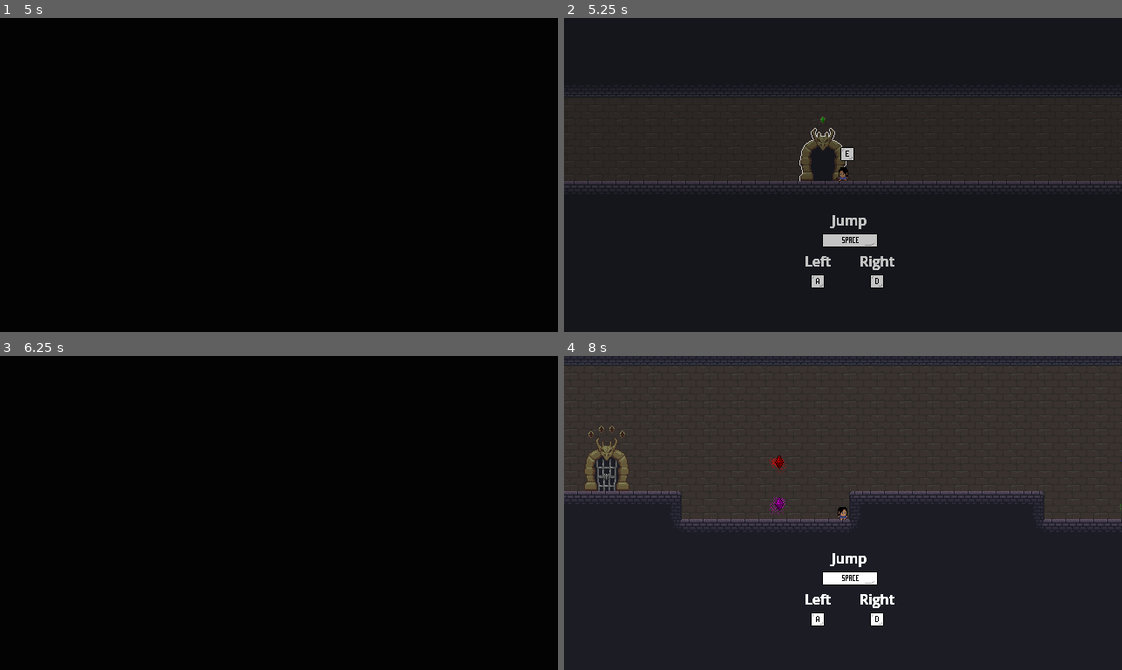
Above: before the commit, frames 1-4 (two rows, left to right).
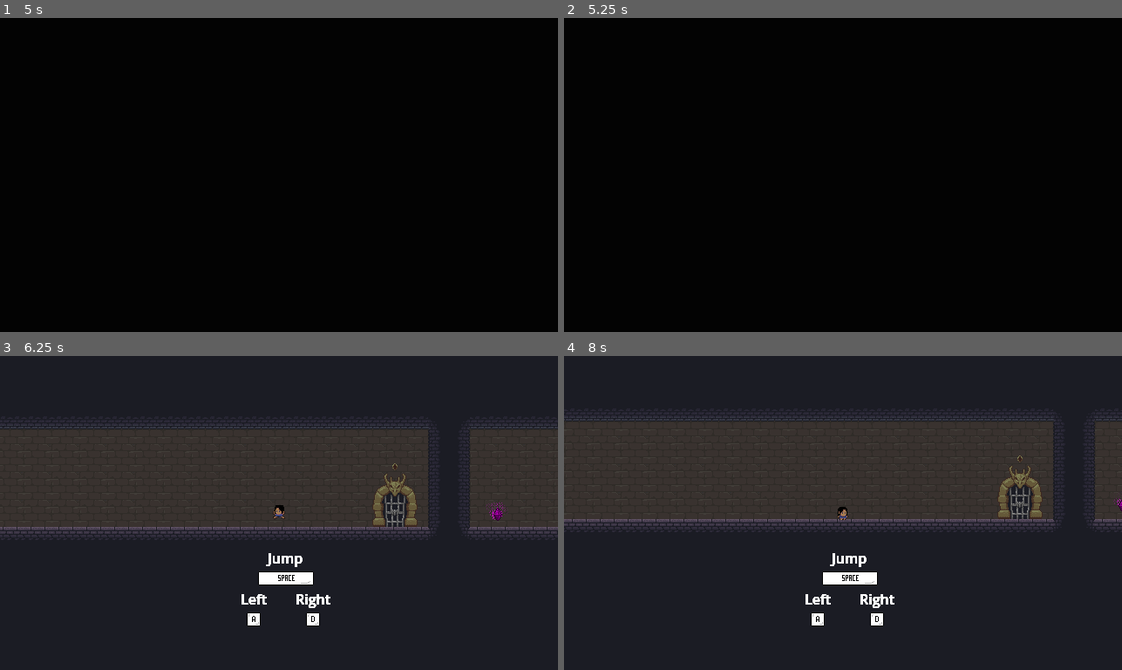
Above: after the commit, the same moments.

Repository: MatthewBL/Gates-and-Gems
Game: Godot game, scene res://scenes/level_manager/level_manager.tscn
Two runs of this game, one before a commit and one after it. Both use one fixed random seed, a clock stepped at 60 frames per second and the inputs below.
Inputs:
- Up to frame 1 (5 s): hold D (ui_right) 0.53-2.03 s; tap E (interact) every 0.75 s from 0.6 to 4.35 s; tap Space (ui_accept) at 0.77, 1.52, 3.02, 3.77, 4.52 s; hold A (ui_left) 2.03-2.78 s; hold D (ui_right) 2.78-4.28 s; hold A (ui_left) from 4.28 s (still down)
- Up to frame 2 (5.25 s): release A (ui_left) at 5.03 s; hold D (ui_right) from 5.03 s (still down); tap E (interact) at 5.1 s
- Up to frame 3 (6.25 s): release D (ui_right) at 5.78 s; hold A (ui_left) from 5.78 s (still down); tap E (interact) at 5.85 s; tap Space (ui_accept) at 6.02 s
- Up to frame 4 (8 s): tap E (interact) at 6.6, 7.35 s; tap Space (ui_accept) at 6.77, 7.52 s; release A (ui_left) at 7.28 s; hold D (ui_right) from 7.28 s (still down)

Frame 1 is identical in both runs. In frame 2, 100% of the frame differs, in the area x 0-100%, y 0-100%; in frame 3, 100%; in frame 4, 19%.

Commit message:
Cannot interact with door more than once

Diff:
--- a/player_movement.gd
+++ b/player_movement.gd
@@ -25,7 +25,7 @@
 
 func _unhandled_input(_event: InputEvent) -> void:
 	if Input.is_action_just_pressed(&"interact"):
-		if interaction_node != null and interaction_node.has_method(&"interact"):
+		if interaction_node != null and interaction_node.has_method(&"interact") and allow_movement:
 			interaction_node.interact()
 
 
